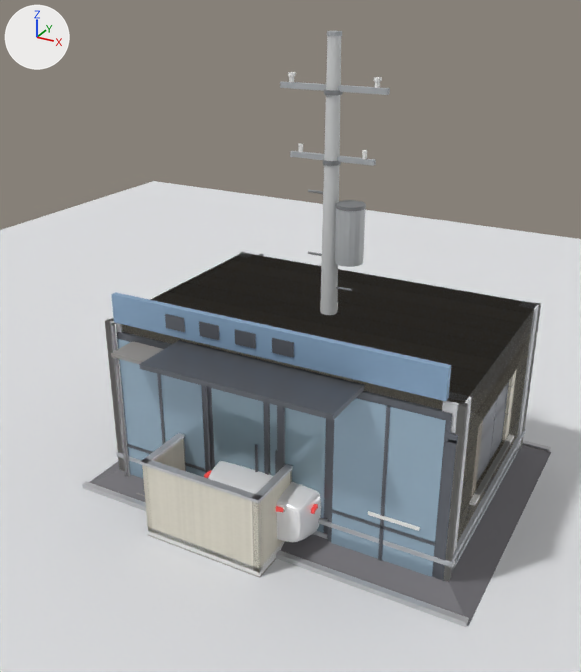
What one commit did to the Blender file tools/blender/context_models.blend.
Camera for both pictures: a camera (50 mm lens) standing at (4.79, -9.87, 7.11) and looking at (0.02, -1.19, 2.77). Arrows for +X, +Y and +Z are at upper left; the lights stay in place. The first picture is the older version.

In view in the first picture: 'PreviewGround', 'bd_base_frame', 'bd_base_glass', 'bd_base_sign', 'bd_base_span', 'bd_base_wall', 'bd_mid_wall', 'car_body', 'nh_base_wall', 'nh_mid_rail', 'nh_mid_wall', 'nh_roof_hip' and 13 more.
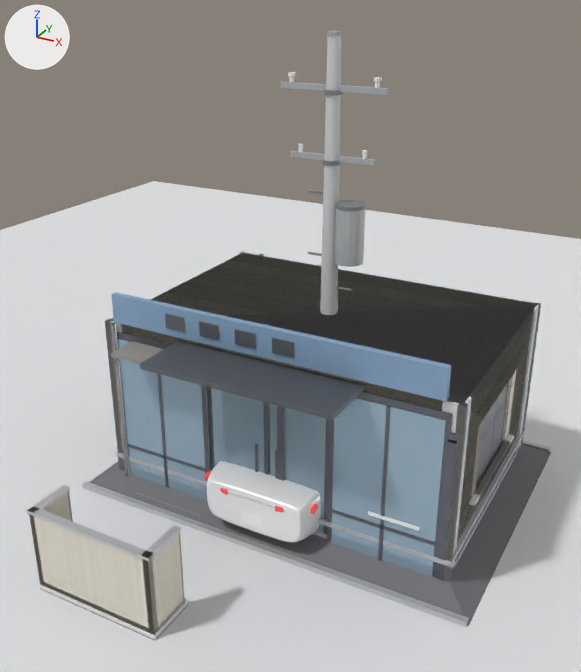
Scene script edits in JSON lines:
```json
{"op": "add", "block": "me_cube_2382", "code": ["me_cube_2382 = bpy.data.meshes.new('Cube.2382')", "me_cube_2382.from_pydata(...)  # a box spanning x -1.43..0.39, y -2.45..-1.8, z 0.0..0.14, material slot 0; a box spanning x -1.43..0.39, y -2.45..-2.38, z 0.07..1.17, material slot 1; a box spanning x -1.43..-1.36, y -2.45..-1.84, z 0.07..1.17, material slot 1; a box spanning x 0.32..0.39, y -2.45..-1.84, z 0.07..1.17, material slot 1; a box spanning x -1.44..0.41, y -2.46..-2.36, z 1.17..1.21, material slot 2; a box spanning x -1.44..-1.34, y -2.46..-1.83, z 1.17..1.21, material slot 2; a box spanning x 0.3..0.4, y -2.46..-1.83, z 1.17..1.21, material slot 2; a box spanning x -1.44..0.4, y -2.46..-1.79, z -0.02..0.0, material slot 3", "me_cube_2382.materials.append(mat_nhfascia)  # white #eaeae7", "me_cube_2382.materials.append(mat_nhwall)  # picture img_nhwallimg", "me_cube_2382.materials.append(mat_nhrail)  # light grey #cbcbce", "me_cube_2382.materials.append(mat_nhtrim)  # grey #908e8b"]}
{"op": "remove", "block": "ob_nh_mid_rail", "code": ["ob_nh_mid_rail = bpy.data.objects.new('nh_mid_rail', me_cube_2257)", "ob_nh_mid_rail.parent = ob_nh_mid", "ob_nh_mid_rail.location = (0.0, 0.0, 0.0)"]}
{"op": "add", "block": "ob_nh_balc_main", "code": ["ob_nh_balc_main = bpy.data.objects.new('nh_balc_main', me_cube_2382)", "ob_nh_balc_main.parent = ob_nh_balc", "ob_nh_balc_main.location = (0.0, 0.0, 0.0)"]}
{"op": "add", "block": "ob_nh_balc", "code": ["ob_nh_balc = bpy.data.objects.new('nh_balc', None)", "ob_nh_balc.location = (-0.52, -1.8, 0.0)"]}
```

Changed parts and their boxes [x1, y1, x2, y2] in the pictures (581 x 672 px):
```json
{"object": "nh_balc_main", "change": "added", "after": [27, 485, 188, 641], "faces in mat_nhwall (picture img_nhwallimg)": [29, 491, 185, 635], "faces in mat_nhrail (light grey #cbcbce)": [27, 485, 181, 561], "faces in mat_nhfascia (white #eaeae7)": [40, 580, 187, 639], "faces in mat_nhtrim (grey #908e8b)": [40, 588, 188, 641]}
{"object": "nh_mid_rail", "change": "deleted", "before": [140, 433, 293, 578], "faces in mat_nhwall (picture img_nhwallimg)": [142, 438, 292, 573], "faces in mat_nhrail (light grey #cbcbce)": [140, 433, 293, 503], "faces in mat_nhfascia (white #eaeae7)": [148, 529, 285, 577], "faces in mat_nhtrim (grey #908e8b)": [148, 535, 276, 578]}
{"object": "nh_base_wall", "change": "unchanged, covered by the edit", "before": [110, 253, 535, 540], "after": [122, 309, 534, 540]}
{"object": "nh_mid_wall", "change": "unchanged, uncovered by the edit", "before": [122, 317, 532, 542], "after": [112, 253, 532, 542]}
{"object": "bd_mid_wall", "change": "unchanged, uncovered by the edit", "before": [107, 252, 539, 573], "after": [107, 252, 539, 573]}
```
